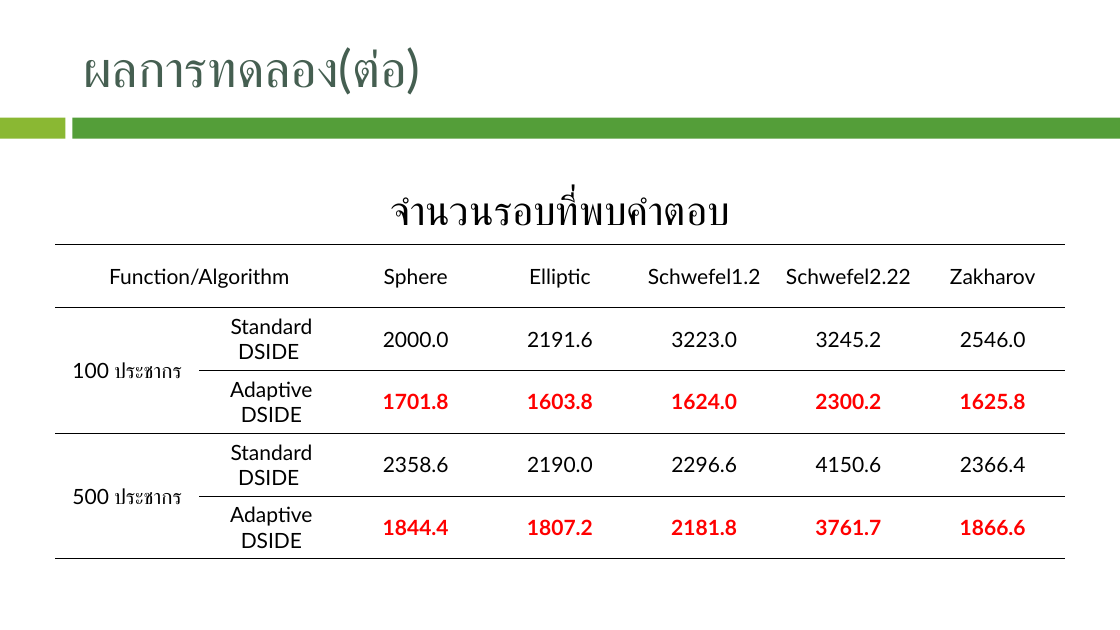
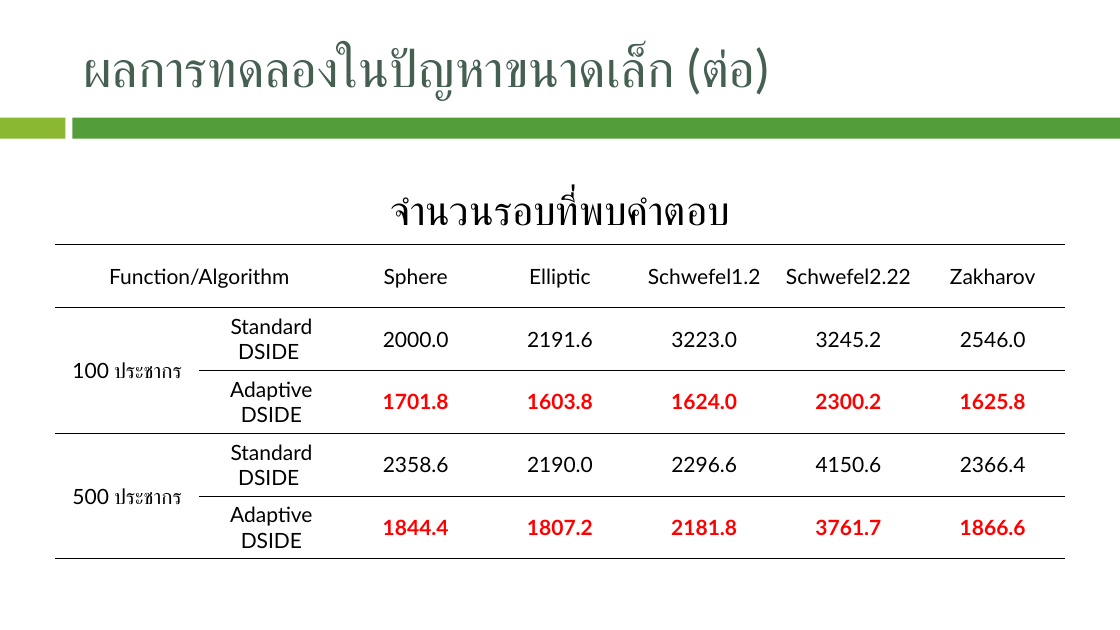
Before and after one commit to JhonSPattan/Algorithm, a slide deck: slide 14 of Adptive_DSIDE.pptx (slide 10 before the commit). Drawn at 1120x630 pixels with LibreOffice and Linux fonts; fonts in the diff are those of the drawing; background and template pictures are left out. Boxes give left, top, right and bottom in pixels: in the first picture for what was removed or moved away, otherwise in the second. Text is boxed around its words. In the diff, an @@ line names an element or a change of style, - is before the commit and + after.

```diff
--- a/Adptive_DSIDE.pptx
+++ b/Adptive_DSIDE.pptx
@@ title at (83, 47, 769, 101): text changed @@
-ผลการทดลอง(ต่อ)
+ผลการทดลองในปัญหาขนาดเล็ก (ต่อ)
```
Also in this commit, not shown: 4 other slides changed, 5 slides added, 1 slide removed.
